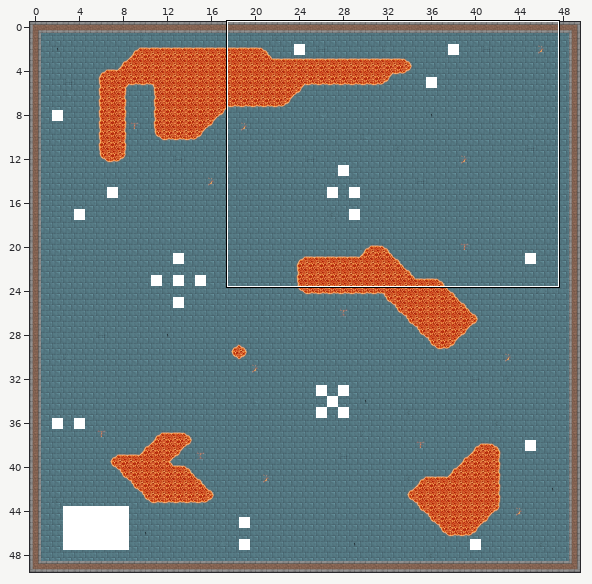
A Tiled map gets an edit: Assessment 3/Levels/level1 50x50.tmx. Above, an overview of the earlier version with the close-up marked.
Close-up. First the earlier version:
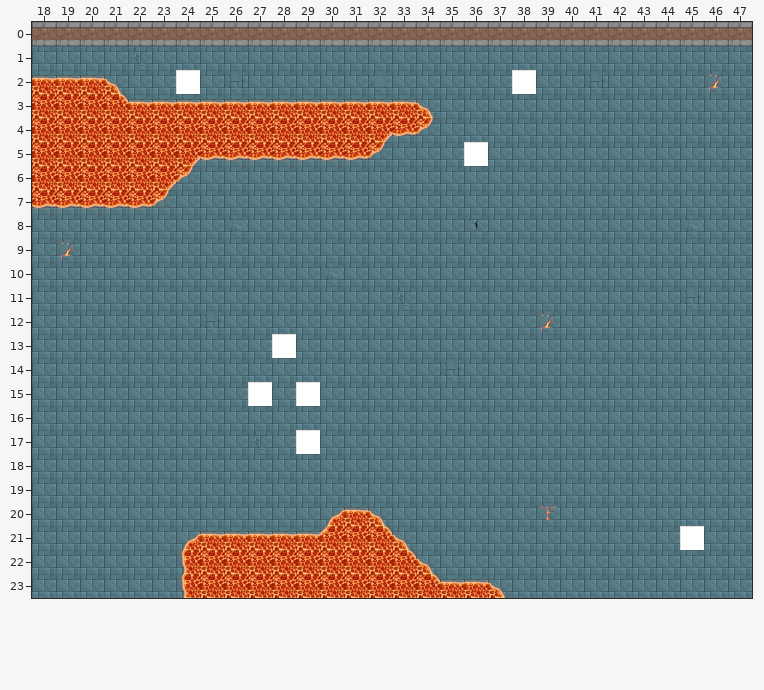
Cells are 64x64 px. Shown: x 18..47, y 0..23. The commit also changed other parts of the map, which this record leaves out.
The same view after the edit:
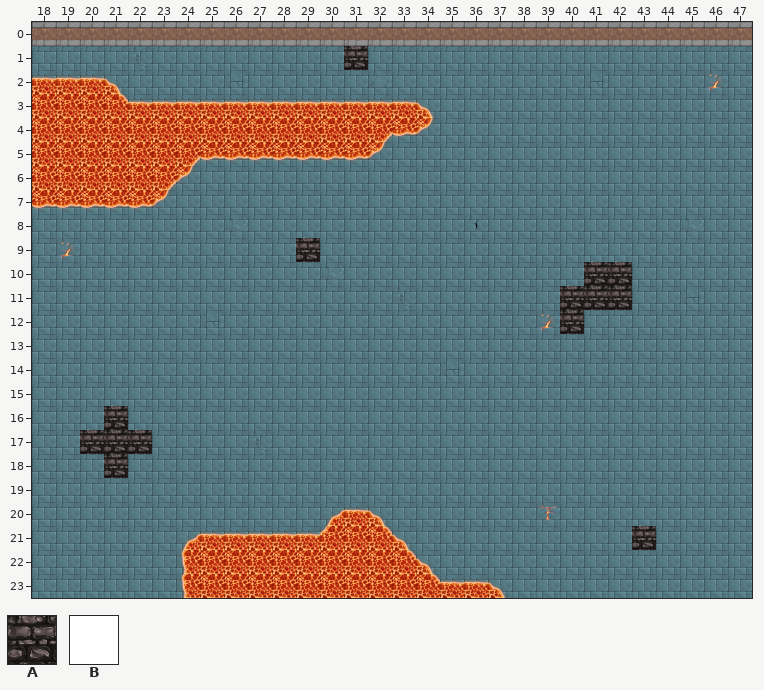
Key: from "All Tiles": A 0, B 64.
_ is an empty cell.
Diff:
Layer "Enemy":
The author put tile A in row 1 at x 31; in row 9 at x 29; in row 10 at x 41 to 42; in row 11 at x 40 to 42; in row 12 at x 40; in row 16 at x 21.
The author put tile A in row 17 at x 20 to 22; in row 18 at x 21; in row 21 at x 43.
Tile B is gone in row 2 at x 24 and 38; in row 5 at x 36; in row 13 at x 28; in row 15 at x 27 and 29; in row 17 at x 29; in row 21 at x 45.
